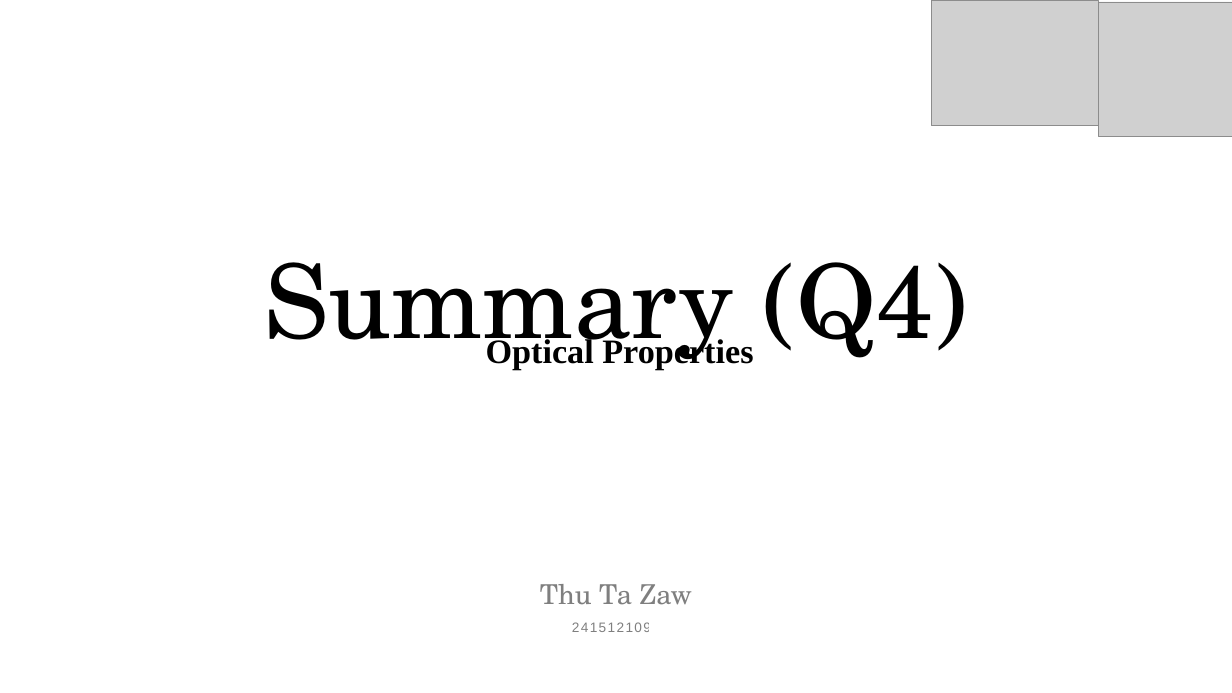
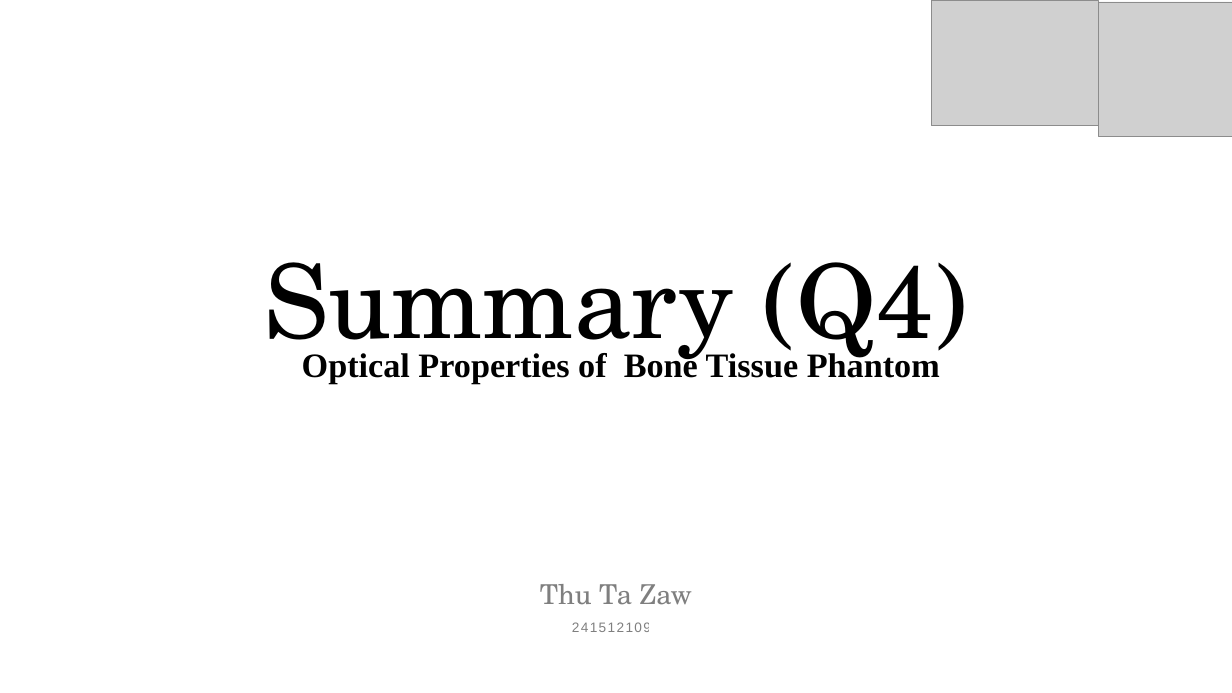
Before and after one commit to Thutazaw09/japan-data, a slide deck: slide 1 of Japan/Progress Presentation/Presentation 11.1 (Professor Anak).pptx. Drawn at 1232x693 pixels with LibreOffice and Linux fonts; fonts in the diff are those of the drawing; grey boxes stand for pictures; background and template pictures are left out. Boxes give left, top, right and bottom in pixels: in the first picture for what was removed or moved away, otherwise in the second. Text is boxed around its words. In the diff, an @@ line names an element or a change of style, - is before the commit and + after.

```diff
--- a/Japan/Progress Presentation/Presentation 11.1 (Professor Anak).pptx
+++ b/Japan/Progress Presentation/Presentation 11.1 (Professor Anak).pptx
@@ text at (x1=302, y1=351, x2=940, y2=385): text changed @@
-  Optical Properties
+  Optical Properties of Bone Tissue Phantom
```
Also in this commit, not shown: 1 other slide changed, 5 slides added, 3 slides removed, 44 other files.
